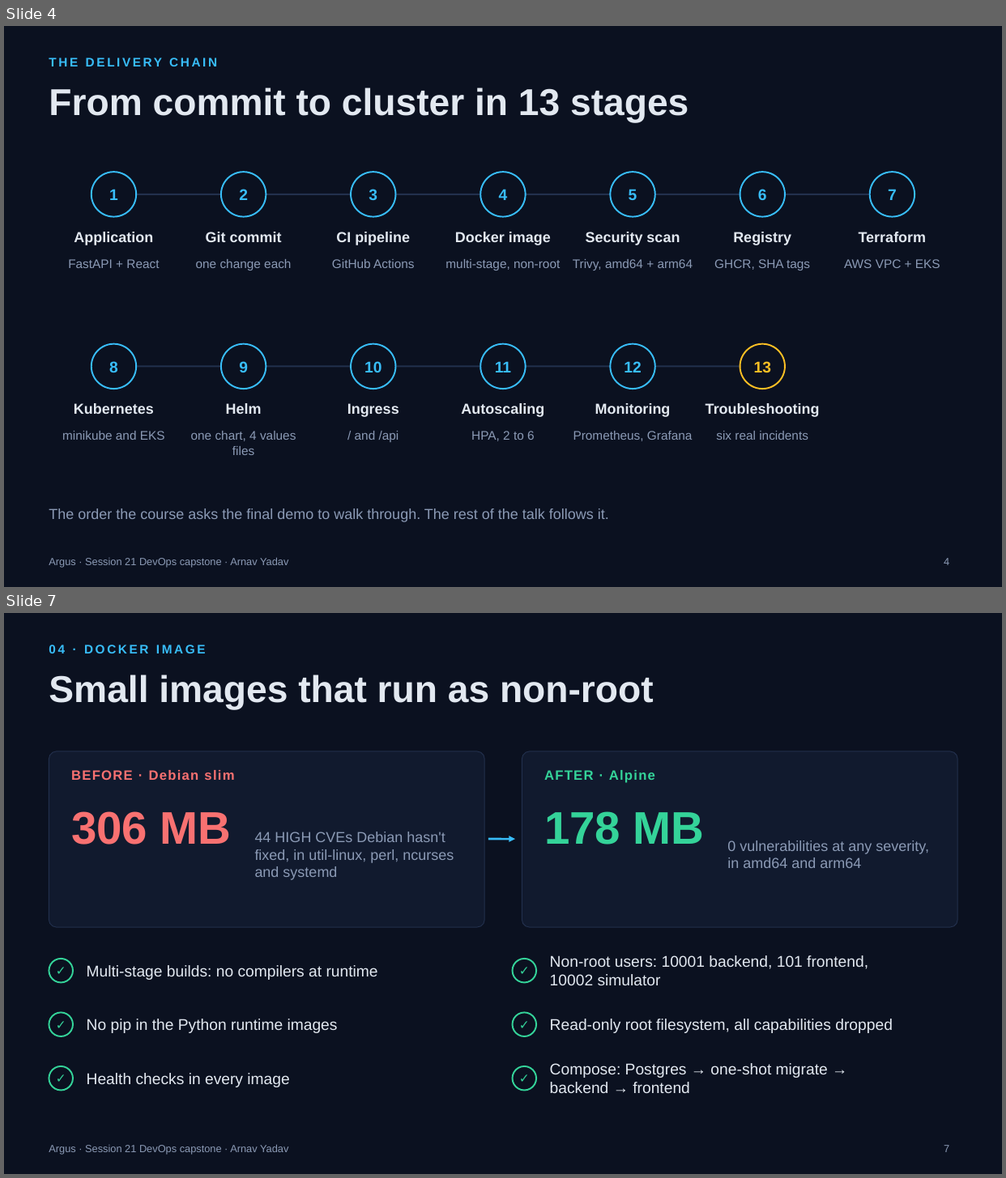
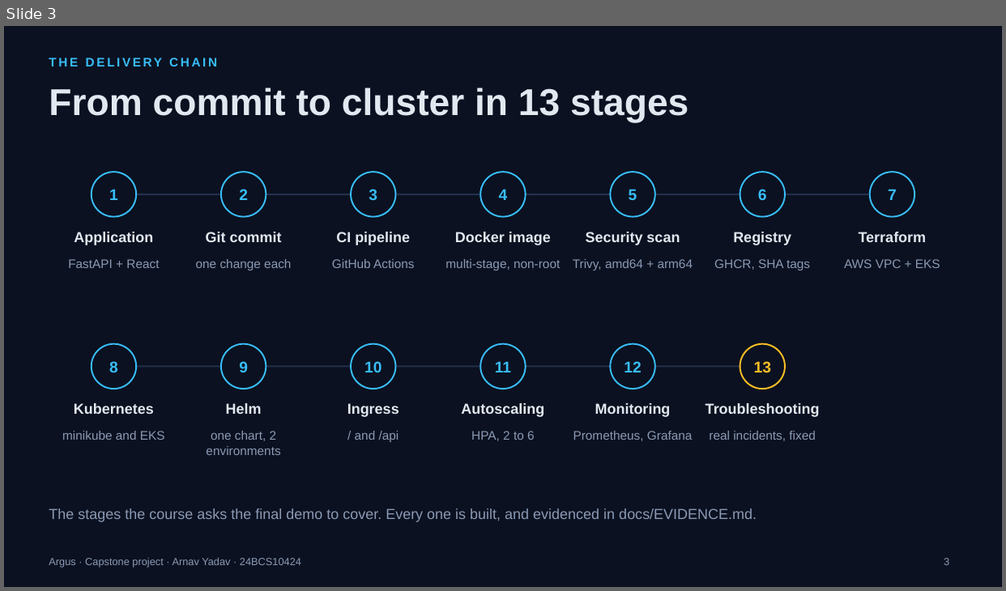
Before and after one commit to arnav-yadav/argus, a slide deck: docs/Argus-presentation.pptx. Shown one above the other, each under a label of ours: slides 4 and 7 before the commit, slide 3 after it; the slides between them are not shown. The pictures are 1006x1178 and 1006x591 pixels, drawn with LibreOffice and Linux fonts; fonts in the diff are those of the drawing. Boxes give left, top, right and bottom in pixels: in the first picture for what was removed or moved away, otherwise in the second. Text is boxed around its words. In the diff, an @@ line names an element or a change of style, - is before the commit and + after.

Commit message:
Cut the presentation to seven slides
Sixteen slides was more than a presentation slot allows. The deck now covers the same
delivery chain in seven: the app, the chain, build and ship, run, observe, and the live
demo. It names the project as a capstone with the author's roll number.

```diff
--- a/docs/Argus-presentation.pptx
+++ b/docs/Argus-presentation.pptx
@@ slide 7 removed at [4,613,1002,1174], background #0B1120; not listed: 1 template element that a slide beside it also shows @@
@@ text removed at [49,645,206,653] @@
-04 · DOCKER IMAGE
@@ title removed at [49,675,654,710] @@
-Small images that run as non-root
@@ rounded rectangle removed at [49,752,484,927] @@
@@ rounded rectangle removed at [522,752,957,927] @@
@@ text removed at [71,770,234,780] @@
-BEFORE · Debian slim
@@ text removed at [544,770,655,783] @@
-AFTER · Alpine
@@ text removed at [71,811,232,845] @@
-306 MB
@@ text removed at [544,811,705,845] @@
-178 MB
@@ text removed at [255,832,454,880] @@
-44 HIGH CVEs Debian hasn't fixed, in util‑linux, perl, ncurses and systemd
@@ arrow removed from (488, 839) to (515, 839) @@
@@ text removed at [727,841,929,868] @@
-0 vulnerabilities at any severity, in amd64 and arm64
@@ ellipse removed at [49,959,73,983] @@
@@ text removed at [49,959,73,983] @@
-✓
@@ text removed at [87,965,378,980] @@
-Multi‑stage builds: no compilers at runtime
@@ ellipse removed at [513,959,536,983] @@
@@ text removed at [513,959,536,983] @@
-✓
@@ text removed at [550,956,868,986] @@
-Non‑root users: 10001 backend, 101 frontend, 10002 simulator
@@ ellipse removed at [49,1013,73,1037] @@
@@ text removed at [49,1013,73,1037] @@
-✓
@@ text removed at [87,1019,338,1033] @@
-No pip in the Python runtime images
@@ ellipse removed at [513,1013,536,1037] @@
@@ text removed at [513,1013,536,1037] @@
-✓
@@ text removed at [550,1019,893,1033] @@
-Read-only root filesystem, all capabilities dropped
@@ ellipse removed at [49,1067,73,1091] @@
@@ text removed at [49,1067,73,1091] @@
-✓
@@ text removed at [87,1073,289,1088] @@
-Health checks in every image
@@ ellipse removed at [513,1067,536,1091] @@
@@ text removed at [513,1067,536,1091] @@
-✓
@@ text removed at [550,1063,828,1093] @@
-Compose: Postgres → one‑shot migrate → backend → frontend
@@ page number removed at [944,1145,949,1152] @@
-7
@@ what was slide 4 is now slide 3 @@
@@ slide 3 changed as well @@
@@ text at [206,431,280,455]: text changed @@
-one chart, 4 values files
+one chart, 2 environments
@@ text at [709,431,815,442]: text changed @@
-six real incidents
+real incidents, fixed
@@ text at [49,509,756,523]: text changed @@
-The order the course asks the final demo to walk through. The rest of the talk follows it.
+The stages the course asks the final demo to cover. Every one is built, and evidenced in docs/EVIDENCE.md.
@@ text at [49,557,301,568]: text changed @@
-Argus · Session 21 DevOps capstone · Arnav Yadav
+Argus · Capstone project · Arnav Yadav · 24BCS10424
@@ page number at [944,558,949,565]: text changed @@
-4
+3
```
Also in this commit, not shown: 3 other slides changed, 3 slides added, 11 other slides removed, 2 other files.
